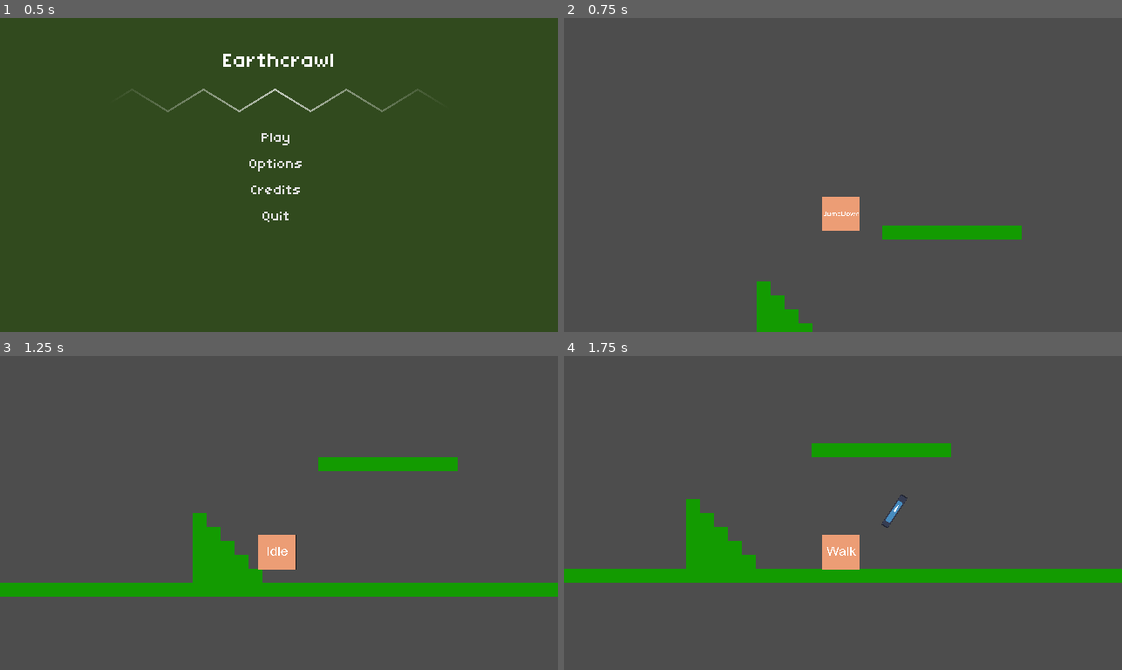
Above: before the commit, frames 1-4 (two rows, left to right).
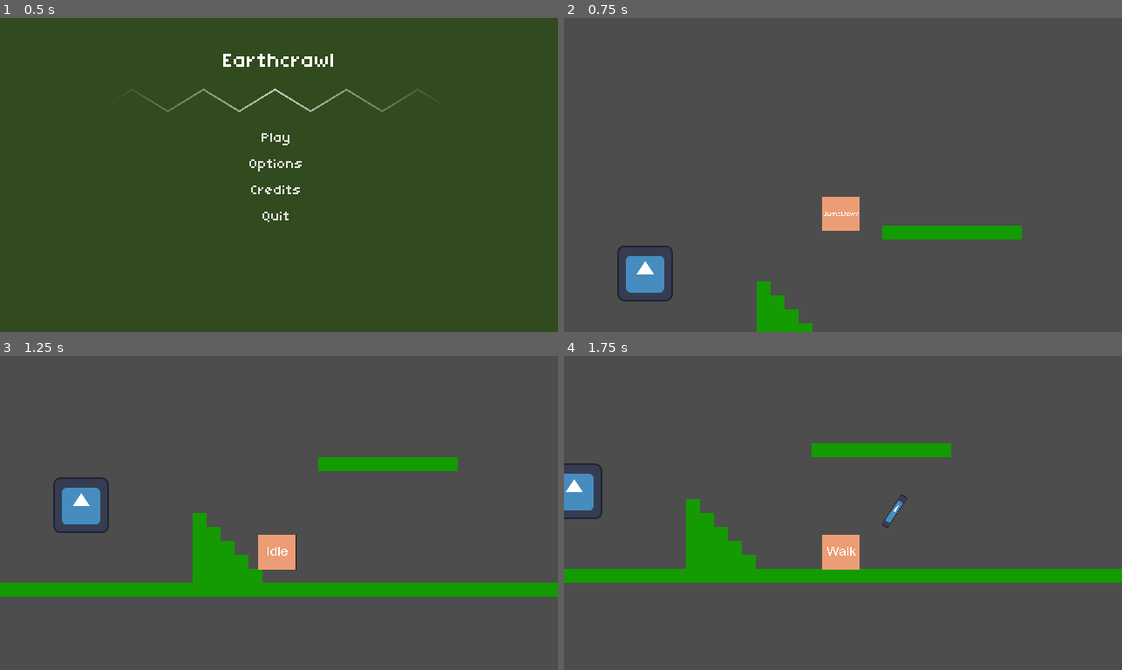
Above: after the commit, the same moments.

Repository: Pix-Hexate/SeniorDesign
Game: Godot game, scene res://Menus/Current/Main/MainMenu.tscn
Same seed, same stepped clock (60 frames per second), same inputs: the game is played once before the commit and once after it. The engine's default icon, where the game draws it, is replaced by a stand-in: a white triangle on a blue panel in a dark square.
Inputs (mouse positions are in pixels of both pictures, inside the frame that each line leads up to):
- Up to frame 1 (0.5 s): no input
- Up to frame 2 (0.75 s): click "Play" at 0.5 s
- Up to frame 3 (1.25 s): no input
- Up to frame 4 (1.75 s): move the mouse to (965, 497) at 1.27 s; hold Right (RightKey) from 1.28 s (still down); hold A (BasicAttackKey) from 1.28 s (still down); tap Up (UpKey) at 1.52 s

Frame 1 is identical in both runs. In frame 2, 1.0% of the frame differs, in the area x 9-20%, y 72-91%; in frame 3, 1.0%; in frame 4, 0.7%.

Commit message:
Adding Items and Special Effects
Adding in item modifications unique effects

Diff:
--- a/senior-design-project/Entities/Characters/Character_Base/CharacterController.gd
+++ b/senior-design-project/Entities/Characters/Character_Base/CharacterController.gd
@@ -1,13 +1,31 @@
 class_name CharacterBaseScene extends CharacterBody2D
 
 '''Movement Stuff'''
-var MovementVector : float = 0
-var MoveSpeed : float = 250
-var JumpStrength : float = 600 #250 default
-var GravityStrength : float = 1200
+@export var MovementVector : float = 0
+@export var MoveSpeed : float = 250
+@export var JumpStrength : float = 600 #250 default
+@export var GravityStrength : float = 1200
+@export var MaxHP: int = 100
+@export var CurrentHP: int = 100
+@export var Armor: float = 5.0 # flat damage reduction
+@export var BaseAttackSpeedDelay: float = 0.3 # Attack timer
+@export var AttackSpeedDelay: float = 0.3 # Attack timer
+@export var AttackDamage: float = 5.0
+@export var TotalDamage: float = 5.0
+@export var CritChance: float = 0.05 # crit chance percentage as decimal
+@export var CritDamage: float = 1.5 # crit damage boost
+@export var HealthRegen: float = 5.0 # HP regenerated per second
+@export var AttackKnockbackBase: float = 300.0
+@export var ReflectDamage: float = 10.0
+@export var BurnDamage: float = 0
+@export var PoisonDamage: float = 0
+@export var DoubleJumpAvailable: bool = false
+@export var RegeneratingShield: bool = false
+@export var AbilityDamageCooldownBonus: bool = false
+@export var attack_data = AttackData.new()
+@export var SpecialEffects : Dictionary = {}
 @onready var AnimPlayer : AnimationPlayer = $AnimationPlayer
-
-
+@export var DoubleJumpReady: bool = false
 
 # Called when the node enters the scene tree for the first time.
 func _ready() -> void:
@@ -41,6 +59,7 @@
 		Buffered_Keys["Action"] = "Jump"
 		BufferTimer.start()
 
+	'''Attacks and Abilities'''
 	if Input.is_action_pressed("BasicAttackKey"):
 		Buffered_Keys["Action"] = "BasicAttack"
 		BufferTimer.start()
@@ -85,10 +104,17 @@
 	SetAnimation()
 
 func AttemptJump() -> void:
-	var canjump = true #to add canjump logic later #TODO
-	if canjump and is_on_floor():
+	if is_on_floor():
 		velocity.y -= JumpStrength
 		Buffered_Keys["Action"] = ""
+		DoubleJumpReady = true
+		return
+	if DoubleJumpReady and DoubleJumpAvailable:
+		velocity.y -= JumpStrength
+		Buffered_Keys["Action"] = ""
+		DoubleJumpReady = false
+		return
+
 
 func Process_Action_Inputs():
 	match Buffered_Keys["Action"]:
@@ -152,10 +178,43 @@
 func BufferTimeout():
 	Buffered_Keys["Action"] = ""
 
+# Applies modifiers after picking up items
 func ApplyUpgrade(Upgrade : Item_Data):
 	for effect in Upgrade.Effects:
 		match effect:
-			"Damage":
-				pass
+			"Move":
+				MoveSpeed += Upgrade.Effects[effect]
+			"Jump":
+				JumpStrength += Upgrade.Effects[effect]
+			"MaxHP":
+				MaxHP += Upgrade.Effects[effect]
+			"Armor":
+				Armor += Upgrade.Effects[effect]
+			"AttackSpeed":
+				AttackSpeedDelay *= Upgrade.Effects[effect]
+			"AttackDamage":
+				AttackDamage += Upgrade.Effects[effect]
+			"CritChance":
+				CritChance += Upgrade.Effects[effect]
+			"CritDamage":
+				CritDamage += Upgrade.Effects[effect]
+			"HealthRegen":
+				HealthRegen += Upgrade.Effects[effect]
+			"RegeneratingShield":
+				RegeneratingShield = true
+			"DoubleJump":
+				DoubleJumpAvailable = true
+			"CooldownBonusDamage":
+				AbilityDamageCooldownBonus = true
+			"BurnDamage":
+				BurnDamage += Upgrade.Effects[effect]
+				if not SpecialEffects.has("BurnDamage"):
+					SpecialEffects["BurnDamage"] = 0
+				SpecialEffects["BurnDamage"] += Upgrade.Effects[effect]
+			"PoisonDamage":
+				PoisonDamage += Upgrade.Effects[effect]
+				if not SpecialEffects.has("PoisonDamage"):
+					SpecialEffects["PoisonDamage"] = 0
+				SpecialEffects["PoisonDamage"] += Upgrade.Effects[effect]
 			_:
 				print("Unknown effect in ApplyUpgrade, it is " + str(effect))
--- a/senior-design-project/Entities/Characters/Knight/Knight.gd
+++ b/senior-design-project/Entities/Characters/Knight/Knight.gd
@@ -1,21 +1,10 @@
 class_name Knight extends CharacterBaseScene
 
-# Character Stats
-@export var MaxHP: int = 100
-@export var CurrentHP: int = 100
-@export var CritChance: float = 0.05 # 5% crit chance
-@export var CritDamage: float = 1.5 # +50% crit damage
-@export var HealthRegen: float = 5.0 # HP regenerated per second
-@export var Armor: float = 5.0
-@export var BaseAttackSpeedDelay: float = 0.3
-@export var AttackSpeedDelay: float = 0.3 # Attack timer
-@export var AttackDamage: float = 5.0
-@export var attack_data = AttackData.new()
-@export var AttackKnockbackBase: float = 300.0
+# Character Specific Stats
 #@export var CurrentAttackKnockback: float = 300.0
-@export var ReflectDamage: float = 10.0
 #@export var KnockbackMultiplier: float = 1.0 # Base knockback multiplier for whirlwind
 #@export var BoostedKnockbackMultiplier: float = 1.5 # Knockback multiplier when boosted for whirlwind
+
 @export var AbilityCooldowns: Dictionary = {
 	"BasicAttack": AttackSpeedDelay, # Cooldown in seconds
 	"AbilityOne": 2.0,
@@ -30,10 +19,27 @@
 var WasBoosted = false
 var IsInvulnerable: bool = false
 var AttackBuffTimer: Timer
+var RegeneratingShieldTimer: Timer
+var RegeneratingShieldUp: bool = true
+var regen_timer: float = 0.0
 var is_crit = randf() < CritChance
 @onready var attack_hitbox = $Flipper/Hurtbox # Reference the Area2D
 
 func _ready():
+	TEMPORARY_TEST_FUNC()
+	# Initialize stats
+	MaxHP = 100
+	CritChance = 0.05 # crit chance percentage as decimal
+	CritDamage = 1.5 # crit damage boost
+	HealthRegen = 5.0 # HP regenerated per second
+	Armor = 5.0 # flat damage reduction
+	BaseAttackSpeedDelay = 0.3
+	AttackSpeedDelay = 0.3 # Attack timer
+	AttackDamage = 5.0
+	CurrentHP = 100
+	AttackKnockbackBase = 300.0
+	ReflectDamage = 10.0
+
 	# Initialize cooldown timers
 	for ability in AbilityCooldowns.keys():
 		var timer = Timer.new()
@@ -50,14 +56,19 @@
 	AttackBuffTimer.timeout.connect(_on_boost_expired)
 	add_child(AttackBuffTimer)
 
+	# Timer for regerating shield
+	RegeneratingShieldTimer = Timer.new()
+	RegeneratingShieldTimer.wait_time = 10.0
+	RegeneratingShieldTimer.one_shot = true
+	RegeneratingShieldTimer.timeout.connect(_on_shield_timer_ended)
+	add_child(RegeneratingShieldTimer)
+
+
 	# Initialize attack
 	attack_data.Damage = AttackDamage * (CritDamage if is_crit else 1)
 	attack_data.Knockback = AttackKnockbackBase
 	attack_data.Source = global_position
 	attack_data.Attacker = self
-
-	# Connect attack hitbox detection
-	# attack_hitbox.area_entered.connect(_on_attack_hitbox_entered)
 
 func Process_Action_Inputs():
 	match Buffered_Keys["Action"]:
@@ -81,7 +92,6 @@
 func _on_ability_cooldown(ability_name: String):
 	print(ability_name + " is ready!")
 
-var regen_timer: float = 0.0
 
 func _process(delta: float) -> void:
 	Take_Inputs()
@@ -102,6 +112,12 @@
 		if IsBoosted:
 			_reflect_damage(Data)
 		return
+	if RegeneratingShieldUp and RegeneratingShield:
+		print("Attack Blocked")
+		RegeneratingShieldUp = false
+		RegeneratingShieldTimer.start()
+		return
+
 	print("Took " + str(Data.Damage) + " damage")
 	var damage = max(Data.Damage - Armor, 1)
 	CurrentHP -= damage
@@ -126,6 +142,9 @@
 	IsBoosted = false
 	AbilityCooldownTimers["AbilityFour"].start()
 
+# Handles shield timer expiration
+func _on_shield_timer_ended():
+	RegeneratingShieldUp = true
 
 func _apply_knockback(enemy):
 	var direction = (enemy.global_position - global_position).normalized()
@@ -155,18 +174,35 @@
 	AttackSpeedDelay = max(AttackSpeedDelay, 0.01)
 	AnimPlayer.speed_scale = BaseAttackSpeedDelay / AttackSpeedDelay
 
+# Add bonus damage when you have the item and the bonus ability damage for having abilities up
+func CalcBonusDamage(Damage: float):
+	TotalDamage = Damage
+	if AbilityCooldownTimers["AbilityOne"].is_stopped():
+		TotalDamage *= 1.5
+	if AbilityCooldownTimers["AbilityTwo"].is_stopped():
+		TotalDamage *= 1.5
+	if AbilityCooldownTimers["AbilityThree"].is_stopped():
+		TotalDamage *= 1.5
+	if AbilityCooldownTimers["AbilityFour"].is_stopped():
+		TotalDamage *= 1.5
 
 #region Attacks
-#why aren't any of the attacks calling setting PlayingAction?
-
 func BasicAttack():
 	Playing_Action = true
 	print("Basic Attack: Slashing forward!")
 
 	# Create attack data
 	is_crit = randf() < CritChance
-	attack_data.Damage = AttackDamage * (CritDamage if is_crit else 1)
+
+	# Check if the damage cooldown bonus item is picked up
+	if AbilityDamageCooldownBonus:
+		CalcBonusDamage(AttackDamage * (CritDamage if is_crit else 1))
+	else:
+		TotalDamage = AttackDamage * (CritDamage if is_crit else 1)
+
+	attack_data.Damage = TotalDamage
 	attack_data.Knockback = AttackKnockbackBase
+	attack_data.SpecialEffects = SpecialEffects
 	attack_data.Source = global_position  # Set attack origin
 
 	# Enable hitbox temporarily
@@ -200,8 +236,16 @@
 
 	# Create AttackData and assign values for this attack
 	is_crit = randf() < CritChance
-	attack_data.Damage = AttackDamage * 1.5 * (CritDamage if is_crit else 1)
+
+	# Check if the damage cooldown bonus item is picked up
+	if AbilityDamageCooldownBonus:
+		CalcBonusDamage(AttackDamage * 1.5 * (CritDamage if is_crit else 1))
+	else:
+		TotalDamage = AttackDamage * 1.5 * (CritDamage if is_crit else 1)
+
+	attack_data.Damage = TotalDamage
 	attack_data.Knockback = IsBoosted if -200 else 1
+	attack_data.SpecialEffects = SpecialEffects
 	attack_data.Source = global_position
 	attack_hitbox.StoredAttackData = attack_data
 
@@ -276,9 +320,16 @@
 		IsBoosted = false
 		WasBoosted = true
 
+	# Check if the damage cooldown bonus item is picked up
+	if AbilityDamageCooldownBonus:
+		CalcBonusDamage(WhirlwindDamage * 2.5 * (CritDamage if is_crit else 1))
+	else:
+		TotalDamage = WhirlwindDamage * 2.5 * (CritDamage if is_crit else 1)
+
 	# Create AttackData and assign values for this attack
 	is_crit = randf() < CritChance
-	attack_data.Damage = WhirlwindDamage * 2.5 * (CritDamage if is_crit else 1)
+	attack_data.Damage = TotalDamage
+	attack_data.SpecialEffects = SpecialEffects
 	attack_data.Source = global_position
 	attack_hitbox.StoredAttackData = attack_data
 
--- a/senior-design-project/Entities/Enemy/Base/enemy_base.gd
+++ b/senior-design-project/Entities/Enemy/Base/enemy_base.gd
@@ -3,13 +3,20 @@
 @onready var PlayerRef : CharacterBaseScene = get_tree().get_first_node_in_group("Player")
 @export var MaxHP: int = 10
 @export var CurrentHP: int = 10
+@export var BurnDamage: int = 0
+@export var PoisonDamage: int = 0
 @onready var StunTimer : Timer = $StunTimer
+@onready var TickDamageTimer: float = 0.0 # Used for calculating tick damage every second
 @onready var PlayerAggroTimer : Timer = $PlayerAggroTimer
 @onready var PlayerRaycast : RayCast2D = $"PlayerRaycast"
 
 func _physics_process(delta): #Override this
 	if not is_on_floor():
 		velocity += get_gravity() * delta
+	TickDamageTimer += delta
+	if TickDamageTimer >= 1.0:  # Apply tick damage every second
+		TickDamageTimer = 0
+		ApplyTickDamage()
 	move_and_slide()
 
 
@@ -23,13 +30,26 @@
 	if CurrentHP <= 0:
 		Die()
 
+func ApplyTickDamage():
+	if BurnDamage > 0:
+		CurrentHP -= BurnDamage
+		print("Enemy took " + str(BurnDamage) + "burn damage")
+		BurnDamage -= 2
+	if PoisonDamage > 0:
+		CurrentHP -= PoisonDamage
+		print("Enemy took " + str(PoisonDamage) + "poison damage")
+		PoisonDamage -= 1
+
+func ApplySpecialEffects(SpecialEffects : Dictionary):
+	if SpecialEffects.has("BurnDamage"):
+		BurnDamage += SpecialEffects["BurnDamage"]
+	if SpecialEffects.has("PoisonDamage"):
+		PoisonDamage += SpecialEffects["PoisonDamage"]
+
 func _Got_Hit(Data : AttackData): #Override This
 	print("i got hit")
 	#$"Delete this - testing only".visible = true
 	#$"Delete this - testing only/Timer".start()
-
-func delete_this_testing_only():
-	$"Delete this - testing only".visible = false
 
 func Die():
 	print("I Died")
--- a/senior-design-project/Entities/Enemy/Ghost/Ghost.gd
+++ b/senior-design-project/Entities/Enemy/Ghost/Ghost.gd
@@ -47,6 +47,10 @@
 
 func _AI(delta : float):#Override This
 	AI_Timer += delta
+	TickDamageTimer += delta
+	if TickDamageTimer >= 1.0:  # Apply tick damage every second
+		TickDamageTimer = 0
+		ApplyTickDamage()
 	match AI_Phase:
 		1: #idle
 			velocity = Vector2(0,0)
@@ -118,6 +122,9 @@
 	print("Enemy took " + str(Data.Damage) + " damage")
 	if CurrentHP <= 0:
 		Die()
+	if !Data.SpecialEffects.is_empty():
+		ApplySpecialEffects(Data.SpecialEffects)
+
 	#TODO Knockback
 	velocity = Vector2(0,0)
 	_HitBox.set_deferred("monitorable", false)
--- a/senior-design-project/Entities/Items/item_object.gd
+++ b/senior-design-project/Entities/Items/item_object.gd
@@ -33,7 +33,10 @@
 
 
 func Player_Entered(body):
-	Display.visible = true
+	if body.has_method("ApplyUpgrade"):  # Check if the character has the function
+		body.ApplyUpgrade(Data)  # Give armor
+		queue_free()  # Remove the item after pickup
+	# Display.visible = true
 
 
 func Player_Left(body):
--- a/senior-design-project/Maps/TestMap.tscn
+++ b/senior-design-project/Maps/TestMap.tscn
@@ -1,8 +1,9 @@
-[gd_scene load_steps=6 format=4 uid="uid://c740ul0beilqq"]
+[gd_scene load_steps=7 format=4 uid="uid://c740ul0beilqq"]
 
 [ext_resource type="Texture2D" uid="uid://clbc4sq7aq0p6" path="res://Resources/Upgrade Icons/Block.png" id="2_hcnkr"]
 [ext_resource type="PackedScene" uid="uid://dm7iv3g8qnokp" path="res://Entities/Characters/Knight/KnightScene.tscn" id="3_hgkdq"]
 [ext_resource type="PackedScene" uid="uid://dmgxevoewo7u8" path="res://Entities/Enemy/Ghost/Ghost.tscn" id="3_lcwmw"]
+[ext_resource type="PackedScene" uid="uid://d13jara1tibmq" path="res://Entities/Items/Item_Object.tscn" id="3_v617x"]
 
 [sub_resource type="TileSetAtlasSource" id="TileSetAtlasSource_map0a"]
 texture = ExtResource("2_hcnkr")
@@ -72,6 +73,9 @@
 [node name="Ghost" parent="." instance=ExtResource("3_lcwmw")]
 position = Vector2(-357, 86)
 
+[node name="ItemObject" parent="." instance=ExtResource("3_v617x")]
+position = Vector2(-224, 87)
+
 [node name="KnightScene" parent="." instance=ExtResource("3_hgkdq")]
 
 [node name="Marker2D2" type="Marker2D" parent="KnightScene" groups=["PlayerCameraPosition"]]
--- /dev/null
+++ b/senior-design-project/Menus/main_menu.tscn
@@ -0,0 +1,162 @@
+[gd_scene load_steps=13 format=3 uid="uid://bsn0iji5v4e1i"]
+
+[ext_resource type="Script" path="res://Menus/main_menu.gd" id="1_ts35x"]
+[ext_resource type="Script" path="res://Menus/Resources/better_button.gd" id="2_7vho3"]
+[ext_resource type="Texture2D" uid="uid://je7ggbhjektv" path="res://Menus/Size Example.png" id="2_rdxv5"]
+[ext_resource type="Texture2D" uid="uid://csvi27tcw3cby" path="res://Resources/1a8f338f04dbdfd00ca5e635bda3efb8.png" id="4_2q2ul"]
+[ext_resource type="Texture2D" uid="uid://ctm2gxd5ikbnq" path="res://Resources/Sprites/Player_Characters/Knight/knight-idle.png" id="5_86ofk"]
+[ext_resource type="Texture2D" uid="uid://duoc8hk2log74" path="res://Resources/426a4b00b1d7ed2e267075742607eca8.png" id="6_44p31"]
+[ext_resource type="Texture2D" uid="uid://crtdmtp7cnfx4" path="res://Resources/be147c96e6af5bc6a26cce80fa77897a.png" id="7_gcyyi"]
+[ext_resource type="Texture2D" uid="uid://xsuvw8sqeiwt" path="res://Resources/0136d8f41eb50046f29b5b808c2ee87b.png" id="8_xsht0"]
+
+[sub_resource type="SystemFont" id="SystemFont_04k3s"]
+font_names = PackedStringArray("Cooper")
+
+[sub_resource type="AtlasTexture" id="AtlasTexture_gi4pb"]
+atlas = ExtResource("5_86ofk")
+region = Rect2(266, 0, 19, 38)
+
+[sub_resource type="AtlasTexture" id="AtlasTexture_41xd5"]
+atlas = ExtResource("5_86ofk")
+region = Rect2(285, 0, 19, 38)
+
+[sub_resource type="SpriteFrames" id="SpriteFrames_4wqng"]
+animations = [{
+"frames": [{
+"duration": 1.0,
+"texture": ExtResource("4_2q2ul")
+}],
+"loop": true,
+"name": &"dash",
+"speed": 5.0
+}, {
+"frames": [{
+"duration": 1.0,
+"texture": SubResource("AtlasTexture_gi4pb")
+}, {
+"duration": 1.0,
+"texture": SubResource("AtlasTexture_41xd5")
+}],
+"loop": true,
+"name": &"idle",
+"speed": 1.0
+}, {
+"frames": [{
+"duration": 1.0,
+"texture": ExtResource("6_44p31")
+}],
+"loop": true,
+"name": &"jumpdown",
+"speed": 5.0
+}, {
+"frames": [{
+"duration": 1.0,
+"texture": ExtResource("7_gcyyi")
+}],
+"loop": true,
+"name": &"jumpup",
+"speed": 5.0
+}, {
+"frames": [{
+"duration": 1.0,
+"texture": ExtResource("8_xsht0")
+}],
+"loop": true,
+"name": &"walk",
+"speed": 5.0
+}]
+
+[node name="MainMenu" type="Control"]
+layout_mode = 3
+anchors_preset = 15
+anchor_right = 1.0
+anchor_bottom = 1.0
+grow_horizontal = 2
+grow_vertical = 2
+script = ExtResource("1_ts35x")
+
+[node name="Background" type="TextureRect" parent="."]
+layout_mode = 1
+anchors_preset = 15
+anchor_right = 1.0
+anchor_bottom = 1.0
+grow_horizontal = 2
+grow_vertical = 2
+texture = ExtResource("2_rdxv5")
+
+[node name="MarginContainer" type="MarginContainer" parent="."]
+layout_mode = 1
+anchors_preset = 15
+anchor_right = 1.0
+anchor_bottom = 1.0
+grow_horizontal = 2
+grow_vertical = 2
+theme_override_constants/margin_left = 12
+theme_override_constants/margin_top = 12
+theme_override_constants/margin_right = 12
+theme_override_constants/margin_bottom = 12
+
+[node name="VBoxContainer" type="VBoxContainer" parent="MarginContainer"]
+layout_mode = 2
+size_flags_horizontal = 4
+size_flags_vertical = 0
+theme_override_constants/separation = 80
+
+[node name="Seperator" type="Control" parent="MarginContainer/VBoxContainer"]
+layout_mode = 2
+
+[node name="GameTitle" type="Label" parent="MarginContainer/VBoxContainer"]
+layout_mode = 2
+theme_override_constants/outline_size = 12
+theme_override_fonts/font = SubResource("SystemFont_04k3s")
+theme_override_font_sizes/font_size = 60
+text = "Our Game"
+horizontal_alignment = 1
+vertical_alignment = 1
+
+[node name="HBoxContainer" type="HBoxContainer" parent="MarginContainer"]
+layout_mode = 2
+alignment = 1
+
+[node name="VBoxContainer" type="VBoxContainer" parent="MarginContainer/HBoxContainer"]
+layout_mode = 2
+theme_override_constants/separation = 24
+alignment = 1
+
+[node name="Seperator" type="Control" parent="MarginContainer/HBoxContainer/VBoxContainer"]
+layout_mode = 2
+
+[node name="PlayButton" type="Button" parent="MarginContainer/HBoxContainer/VBoxContainer"]
+custom_minimum_size = Vector2(120, 60)
+layout_mode = 2
+theme_override_font_sizes/font_size = 30
+text = "Play"
+script = ExtResource("2_7vho3")
+
+[node name="OptionButton" type="Button" parent="MarginContainer/HBoxContainer/VBoxContainer"]
+custom_minimum_size = Vector2(120, 60)
+layout_mode = 2
+theme_override_font_sizes/font_size = 30
+text = "Option"
+script = ExtResource("2_7vho3")
+
+[node name="QuitButton" type="Button" parent="MarginContainer/HBoxContainer/VBoxContainer"]
+custom_minimum_size = Vector2(120, 60)
+layout_mode = 2
+theme_override_font_sizes/font_size = 30
+text = "Quit"
+script = ExtResource("2_7vho3")
+
+[node name="AnimatedSprite2D" type="AnimatedSprite2D" parent="."]
+position = Vector2(125, 144)
+sprite_frames = SubResource("SpriteFrames_4wqng")
+animation = &"idle"
+
+[connection signal="mouse_entered" from="MarginContainer/HBoxContainer/VBoxContainer/PlayButton" to="." method="_on_mouse_entered"]
+[connection signal="mouse_entered" from="MarginContainer/HBoxContainer/VBoxContainer/PlayButton" to="MarginContainer/HBoxContainer/VBoxContainer/PlayButton" method="_on_mouse_entered"]
+[connection signal="pressed" from="MarginContainer/HBoxContainer/VBoxContainer/PlayButton" to="." method="_on_play_button_pressed"]
+[connection signal="mouse_entered" from="MarginContainer/HBoxContainer/VBoxContainer/OptionButton" to="." method="_on_mouse_entered"]
+[connection signal="mouse_entered" from="MarginContainer/HBoxContainer/VBoxContainer/OptionButton" to="MarginContainer/HBoxContainer/VBoxContainer/OptionButton" method="_on_mouse_entered"]
+[connection signal="pressed" from="MarginContainer/HBoxContainer/VBoxContainer/OptionButton" to="." method="_on_option_button_pressed"]
+[connection signal="mouse_entered" from="MarginContainer/HBoxContainer/VBoxContainer/QuitButton" to="MarginContainer/HBoxContainer/VBoxContainer/QuitButton" method="_on_mouse_entered"]
+[connection signal="pressed" from="MarginContainer/HBoxContainer/VBoxContainer/QuitButton" to="." method="_on_quit_button_pressed"]
--- a/senior-design-project/Resources/Test Items.json
+++ b/senior-design-project/Resources/Test Items.json
@@ -1,9 +1,194 @@
 [
-  {
-	"Name": "Block",
-	"Effects": {
-		"Giant Man":20,
-		"Huge What?":"text can be here too"
-		}
-  }
+	{
+		"Name": "Minor Movement Speed",
+		"Effects": {
+			"Move":25
+			}
+	},
+	{
+		"Name": "Medium Movement Speed",
+		"Effects": {
+			"Move":50
+			}
+	},
+	{
+		"Name": "Major Movement Speed",
+		"Effects": {
+			"Move":75
+			}
+	},
+	{
+		"Name": "Minor Jump Boost",
+		"Effects": {
+			"Jump":50
+			}
+	},
+	{
+		"Name": "Medium Jump Boost",
+		"Effects": {
+			"Jump":75
+			}
+	},
+	{
+		"Name": "Major Jump Boost",
+		"Effects": {
+			"Jump":100
+			}
+	},
+	{
+		"Name": "Minor HP Boost",
+		"Effects": {
+			"MaxHP":20
+			}
+	},
+	{
+		"Name": "Medium HP Boost",
+		"Effects": {
+			"MaxHP":40
+			}
+	},
+	{
+		"Name": "Major HP Boost",
+		"Effects": {
+			"MaxHP":60
+			}
+	},
+	{
+		"Name": "Minor Shield",
+		"Effects": {
+			"Armor":5
+			}
+	},
+	{
+		"Name": "Medium Shield",
+		"Effects": {
+			"Armor":10
+			}
+	},
+	{
+		"Name": "Major Shield",
+		"Effects": {
+			"Armor":15
+			}
+	},
+	{
+		"Name": "Minor Attack Speed",
+		"Effects": {
+			"AttackSpeed":0.9
+			}
+	},
+	{
+		"Name": "Medium Attack Speed",
+		"Effects": {
+			"AttackSpeed":0.7
+			}
+	},
+	{
+		"Name": "Major Attack Speed",
+		"Effects": {
+			"AttackSpeed":0.5
+			}
+	},
+	{
+		"Name": "Minor Attack Damage",
+		"Effects": {
+			"AttackDamage":5
+			}
+	},
+	{
+		"Name": "Medium Attack Damage",
+		"Effects": {
+			"AttackDamage":10
+			}
+	},
+	{
+		"Name": "Major Attack Damage",
+		"Effects": {
+			"AttackDamage":15
+			}
+	},
+	{
+		"Name": "Minor Crit Chance",
+		"Effects": {
+			"CritChance":0.05
+			}
+	},
+	{
+		"Name": "Medium Crit Chance",
+		"Effects": {
+			"CritChance":0.1
+			}
+	},
+	{
+		"Name": "Major Crit Chance",
+		"Effects": {
+			"CritChance":0.15
+			}
+	},
+	{
+		"Name": "Minor Crit Damage",
+		"Effects": {
+			"CritDamage":0.15
+			}
+	},
+	{
+		"Name": "Medium Crit Damage",
+		"Effects": {
+			"CritDamage":0.3
+			}
+	},
+	{
+		"Name": "Major Crit Damage",
+		"Effects": {
+			"CritDamage":0.45
+			}
+	},
+	{
+		"Name": "Minor Health Regen",
+		"Effects": {
+			"HealthRegen":3
+			}
+	},
+	{
+		"Name": "Medium Health Regen",
+		"Effects": {
+			"HealthRegen":7
+			}
+	},
+	{
+		"Name": "Major Health Regen",
+		"Effects": {
+			"HealthRegen":10
+			}
+	},
+	{
+		"Name": "Regenerating Shield",
+		"Effects": {
+			"RegeneratingShield":true
+			}
+	},
+	{
+		"Name": "Double Jump",
+		"Effects": {
+			"DoubleJump":true
+			}
+	},
+	{
+		"Name": "Cooldown Bonus Damage",
+		"Effects": {
+			"CooldownBonusDamage":true
+			}
+	},
+	{
+		"Name": "Burn Damage",
+		"Effects": {
+			"BurnDamage":10
+			}
+	},
+	{
+		"Name": "Poison Damage",
+		"Effects": {
+			"PoisonDamage":6
+			}
+	}
 ]
Not shown, added: senior-design-project/Resources/Sprites/Player_Characters/Knight/knight-block.png.import
